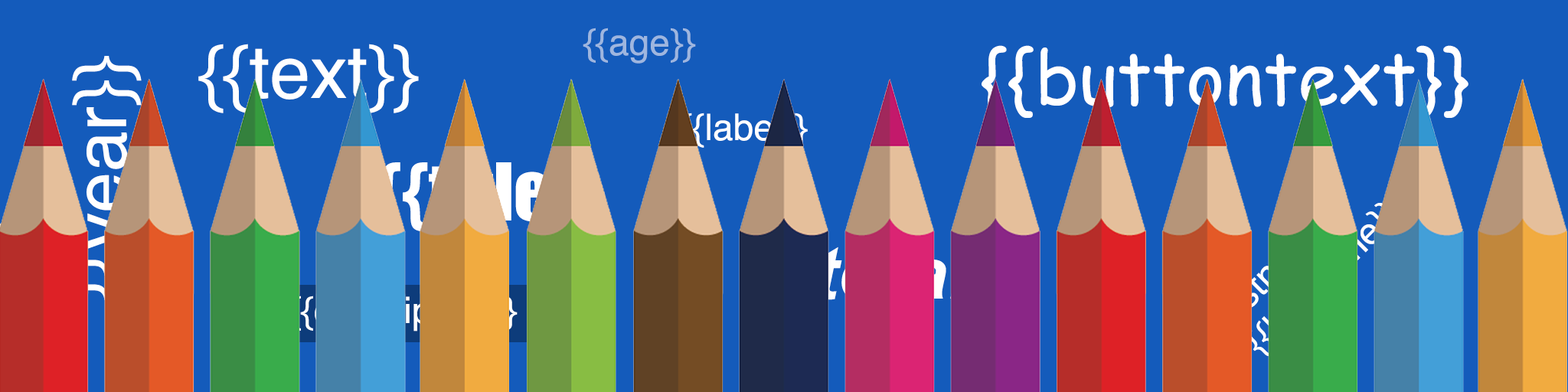
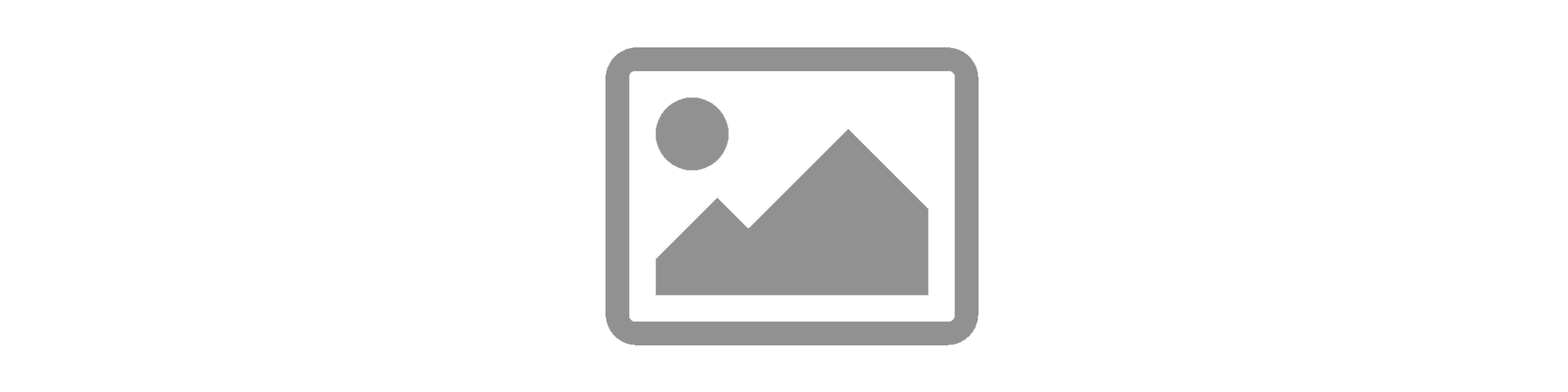
Layered file, before and after one edit (1568×392). Changes by layer:
added group "Images" with 3 layers above "Layer 5" over <box>163,46,1405,347</box>
added layer "Layer 6 copy 2" in group "Images" over <box>1030,46,1405,347</box>
added layer "Layer 6 copy" (43%) in group "Images" over <box>604,46,980,347</box>
added layer "Layer 6" (30%) in group "Images" over <box>163,46,539,347</box>
hid "Layer 2" over <box>0,78,1568,392</box>
hid "{{firstname}}" over <box>1195,194,1351,350</box>
hid "{{lastname}}" over <box>1247,202,1402,357</box>
hid "{{total}}" over <box>757,245,1024,315</box>
hid "{{year}}" over <box>71,55,143,301</box>
hid "{{buttontext}}" over <box>981,45,1469,118</box>
hid "{{age}}" over <box>582,27,696,64</box>
hid "{{label}}" over <box>679,112,808,148</box>
hid "{{description}}" over <box>287,295,518,332</box>
hid "{{title}}" over <box>375,162,605,232</box>
hid "{{text}}" over <box>198,43,419,114</box>
hid "Layer 1" over <box>277,284,528,343</box>
hid "Background" over <box>0,0,1568,392</box>
